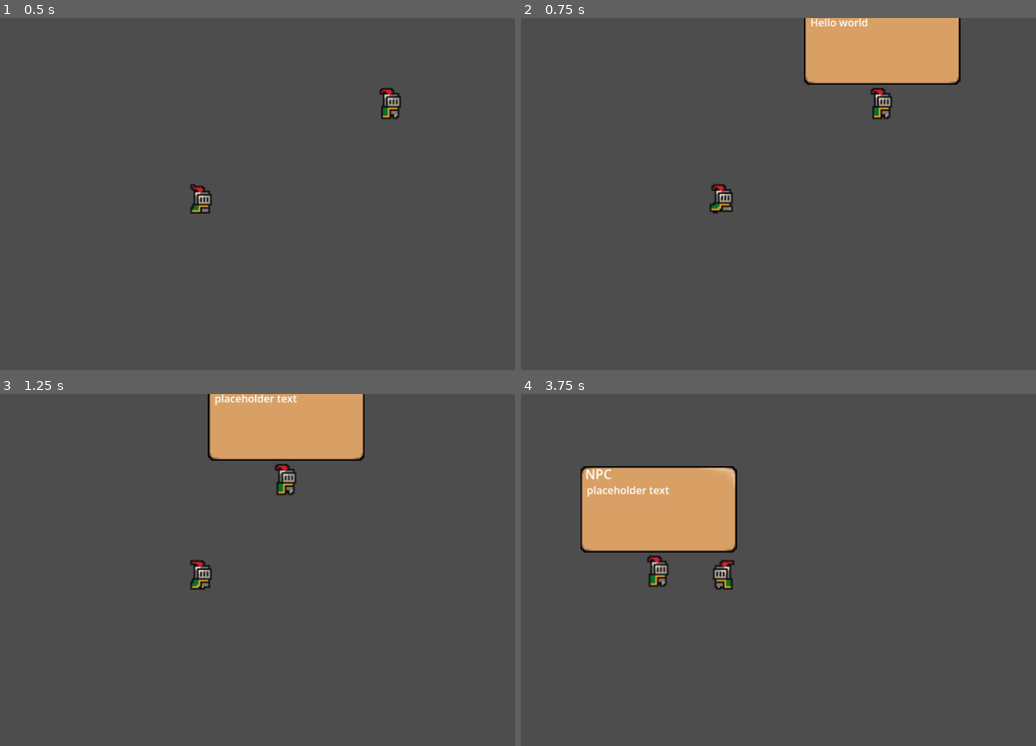
Above: before the commit, frames 1-4 (two rows, left to right).
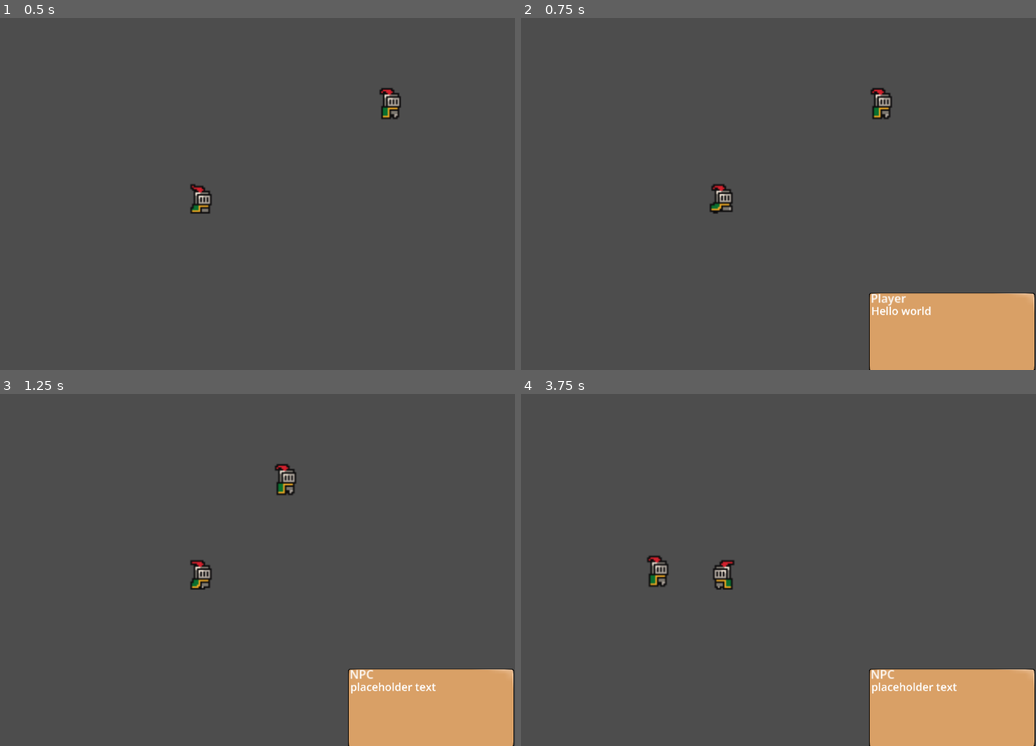
Above: after the commit, the same moments.

Repository: IvanGutsev/PlovdivGameJam2026
Game: Godot game, scene res://Scenes/main.tscn
Two runs of this game, one before a commit and one after it. Both use one fixed random seed, a clock stepped at 60 frames per second and the inputs below. The engine's default icon, where the game draws it, is replaced by a stand-in: a white triangle on a blue panel in a dark square.
Inputs:
- Up to frame 1 (0.5 s): no input
- Up to frame 2 (0.75 s): tap Enter (ui_accept) at 0.5 s; hold D (right) from 0.53 s (still down); hold E (interact) from 0.53 s (still down)
- Up to frame 3 (1.25 s): keep holding D (right); keep holding E (interact); tap Enter (ui_accept) at 0.77 s
- Up to frame 4 (3.75 s): release D (right) at 1.28 s; release E (interact) at 1.28 s; hold S (down) 1.28-2.03 s; tap E (interact) at 1.35, 2.85 s; tap Enter (ui_accept) at 1.52, 3.02 s; hold D (right) 2.03-2.78 s; hold E (interact) 2.03-2.78 s; tap M (mask and unmask) at 2.1 s; hold W (up) 2.78-3.53 s; hold A (left) from 3.53 s (still down); hold E (interact) from 3.53 s (still down)

Frame 1 is identical in both runs. In frame 2, 13% of the frame differs, in the area x 54-100%, y 0-100%; in frame 3, 13%; in frame 4, 15%, in the area x 11-100%, y 20-100%.

Commit message:
Fixed UI

Diff:
--- a/Dialogue/dialogue_box.tscn
+++ b/Dialogue/dialogue_box.tscn
@@ -1,39 +1,41 @@
-[gd_scene load_steps=3 format=3 uid="uid://emfqptl31amd"]
+[gd_scene format=3 uid="uid://emfqptl31amd"]
 
 [ext_resource type="Script" uid="uid://bo8vrt841ioit" path="res://Scripts/dialogue_box.gd" id="1_e3xam"]
 [ext_resource type="Texture2D" uid="uid://b1uauctvj5vqb" path="res://Assets/inventory-background.png" id="1_lovb2"]
 
-[node name="DialogueBox" type="Control"]
+[node name="DialogueBox" type="Control" unique_id=1232382886]
 layout_mode = 3
 anchors_preset = 0
-offset_right = 96.0
+offset_right = 96.92
 offset_bottom = 53.0
 script = ExtResource("1_e3xam")
 
-[node name="NinePatchRect" type="NinePatchRect" parent="."]
+[node name="NinePatchRect" type="NinePatchRect" parent="." unique_id=1392193886]
 layout_mode = 0
-offset_right = 96.0
-offset_bottom = 53.0
+offset_right = 305.0
+offset_bottom = 144.0
 texture = ExtResource("1_lovb2")
 patch_margin_left = 3
 patch_margin_top = 3
 patch_margin_right = 3
 patch_margin_bottom = 3
+metadata/_edit_group_ = true
 
-[node name="Name" type="RichTextLabel" parent="NinePatchRect"]
+[node name="Name" type="RichTextLabel" parent="NinePatchRect" unique_id=2064476865]
 layout_mode = 0
 offset_left = 3.0
-offset_top = -1.0
+offset_top = -6.0
 offset_right = 61.0
-offset_bottom = 23.0
-scale = Vector2(0.5, 0.5)
+offset_bottom = 18.0
+scale = Vector2(1.345, 1.345)
 text = "name"
 
-[node name="Text" type="RichTextLabel" parent="NinePatchRect"]
+[node name="Text" type="RichTextLabel" parent="NinePatchRect" unique_id=698714824]
 layout_mode = 0
 offset_left = 4.0
-offset_top = 10.0
-offset_right = 221.49998
-offset_bottom = 107.499985
+offset_top = 19.0
+offset_right = 736.49994
+offset_bottom = 318.99997
 scale = Vector2(0.4, 0.4)
+theme_override_font_sizes/normal_font_size = 50
 text = "talking..."
--- a/Scenes/main.tscn
+++ b/Scenes/main.tscn
@@ -2,6 +2,7 @@
 
 [ext_resource type="PackedScene" uid="uid://bngdwclfakgcw" path="res://Scenes/player.tscn" id="1_jjgbg"]
 [ext_resource type="PackedScene" uid="uid://nqdnb6sw600a" path="res://Scenes/npc.tscn" id="2_bo1nx"]
+[ext_resource type="PackedScene" uid="uid://emfqptl31amd" path="res://Dialogue/dialogue_box.tscn" id="3_8gbba"]
 
 [node name="Main" type="Node2D" unique_id=158342298]
 
@@ -10,5 +11,23 @@
 [node name="Camera2D" type="Camera2D" parent="Player" unique_id=414048392]
 zoom = Vector2(3, 3)
 
+[node name="CanvasLayer" type="CanvasLayer" parent="Player/Camera2D" unique_id=2082481141]
+
+[node name="Control" type="Control" parent="Player/Camera2D/CanvasLayer" unique_id=121191491]
+layout_mode = 3
+anchors_preset = 0
+offset_right = 40.0
+offset_bottom = 40.0
+
+[node name="VBoxContainer" type="VBoxContainer" parent="Player/Camera2D/CanvasLayer/Control" unique_id=2131094936]
+layout_mode = 0
+offset_left = 845.0
+offset_top = 506.0
+offset_right = 885.0
+offset_bottom = 546.0
+
+[node name="DialogueBox" parent="Player/Camera2D/CanvasLayer/Control/VBoxContainer" unique_id=1812447707 instance=ExtResource("3_8gbba")]
+layout_mode = 2
+
 [node name="NPC" parent="." unique_id=248751030 instance=ExtResource("2_bo1nx")]
 position = Vector2(116, -58)
--- a/Scenes/npc.tscn
+++ b/Scenes/npc.tscn
@@ -1,8 +1,7 @@
-[gd_scene load_steps=7 format=3 uid="uid://nqdnb6sw600a"]
+[gd_scene format=3 uid="uid://nqdnb6sw600a"]
 
 [ext_resource type="Texture2D" uid="uid://bf6iuh2keqwtg" path="res://Assets/knight.png" id="1_acqhf"]
 [ext_resource type="Script" uid="uid://cu2wfvr53s2q7" path="res://Scripts/npc.gd" id="1_xxsvc"]
-[ext_resource type="PackedScene" uid="uid://emfqptl31amd" path="res://Dialogue/dialogue_box.tscn" id="3_g6unj"]
 
 [sub_resource type="AtlasTexture" id="AtlasTexture_xxsvc"]
 atlas = ExtResource("1_acqhf")
@@ -22,23 +21,23 @@
 [sub_resource type="CircleShape2D" id="CircleShape2D_xxsvc"]
 radius = 35.014282
 
-[node name="NPC" type="CharacterBody2D"]
+[node name="NPC" type="CharacterBody2D" unique_id=1525551826]
 collision_mask = 2
 script = ExtResource("1_xxsvc")
 
-[node name="AnimatedSprite2D" type="AnimatedSprite2D" parent="."]
+[node name="AnimatedSprite2D" type="AnimatedSprite2D" parent="." unique_id=363414128]
 sprite_frames = SubResource("SpriteFrames_b0k6i")
 animation = &"idle"
 
-[node name="chat_detection_area" type="Area2D" parent="."]
+[node name="chat_detection_area" type="Area2D" parent="." unique_id=1532886433]
 
-[node name="CollisionShape2D" type="CollisionShape2D" parent="chat_detection_area"]
+[node name="CollisionShape2D" type="CollisionShape2D" parent="chat_detection_area" unique_id=893048715]
 shape = SubResource("CircleShape2D_xxsvc")
 
-[node name="Timer" type="Timer" parent="."]
+[node name="Timer" type="Timer" parent="." unique_id=813557066]
 autostart = true
 
-[node name="Label" type="Label" parent="."]
+[node name="Label" type="Label" parent="." unique_id=835649436]
 offset_left = -35.0
 offset_top = -21.0
 offset_right = 35.0
@@ -46,13 +45,6 @@
 theme_override_font_sizes/font_size = 8
 text = "Press E to interact"
 
-[node name="DialogueBox" parent="." instance=ExtResource("3_g6unj")]
-offset_left = -48.0
-offset_top = -62.0
-offset_right = -8.0
-offset_bottom = -22.0
-
 [connection signal="body_entered" from="chat_detection_area" to="." method="_on_chat_detection_area_body_entered"]
 [connection signal="body_exited" from="chat_detection_area" to="." method="_on_chat_detection_area_body_exited"]
 [connection signal="timeout" from="Timer" to="." method="_on_timer_timeout"]
-[connection signal="dialogue_finished" from="DialogueBox" to="." method="_on_dialogue_box_dialogue_finished"]
--- a/Scripts/npc.gd
+++ b/Scripts/npc.gd
@@ -50,7 +50,7 @@
 
 	if Input.is_action_pressed("interact"):
 		print("chatting with npc");
-		$DialogueBox.start();
+		$"../Player/Camera2D/CanvasLayer/Control/VBoxContainer/DialogueBox".start();
 		is_chatting = true;
 		is_roaming = false;
 		animated_sprite.play("idle");
Binary file added: Assets/map.png
Not shown, added: Assets/map.png.import
Not shown, added: Assets/map.psd
